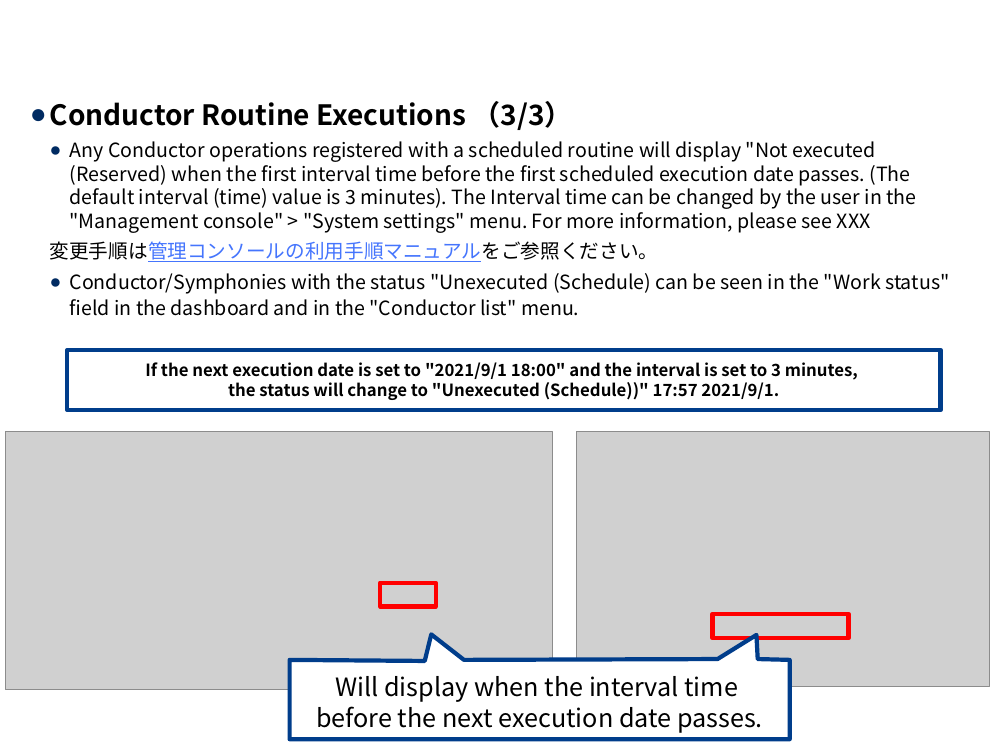
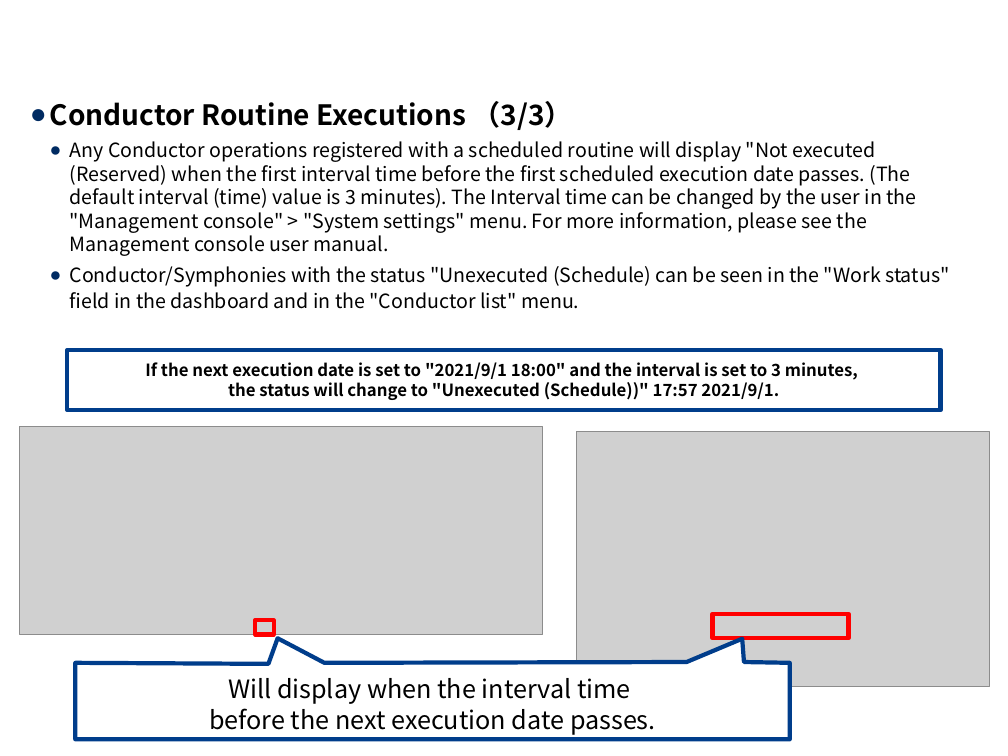
Before and after one commit to exastro-suite/it-automation-docs, a slide deck: slide 19 of asset/Learn/ITA-Conductor_en.pptx. Drawn at 1008x756 pixels with LibreOffice and Linux fonts; fonts in the diff are those of the drawing; grey boxes stand for pictures; background and template pictures are left out. Boxes give left, top, right and bottom in pixels: in the first picture for what was removed or moved away, otherwise in the second. Text is boxed around its words. In the diff, an @@ line names an element or a change of style, - is before the commit and + after.

```diff
--- a/asset/Learn/ITA-Conductor_en.pptx
+++ b/asset/Learn/ITA-Conductor_en.pptx
@@ text at bbox=[70, 141, 916, 256]: text changed @@
-  ● Any Conductor operations registered with a scheduled routine will display "Not executed (Reserved) when the first interval time before the first scheduled execution date passes. (The default interval (time) value is 3 minutes). The Interval time can be changed by the user in the "Management console" > "System settings" menu. For more information, please see XXX
-  変更手順は管理コンソールの利用手順マニュアルをご参照ください。
+  ● Any Conductor operations registered with a scheduled routine will display "Not executed (Reserved) when the first interval time before the first scheduled execution date passes. (The default interval (time) value is 3 minutes). The Interval time can be changed by the user in the "Management console" > "System settings" menu. For more information, please see the Management console user manual.
@@ picture: place and size @@
-picture at bbox=[5, 431, 552, 689]
+picture at bbox=[20, 426, 543, 635]
@@ rectangle: place and size @@
-rectangle at bbox=[380, 583, 435, 607]
+rectangle at bbox=[255, 620, 273, 634]
@@ freeform shape "Will display when the interval ...": place and size @@
-freeform shape "Will display when the interval ..." at bbox=[289, 634, 789, 739]
+freeform shape "Will display when the interval ..." at bbox=[76, 638, 790, 739]
```
Also in this commit, not shown: 14 other slides changed, 2 slides added, 11 other files.
